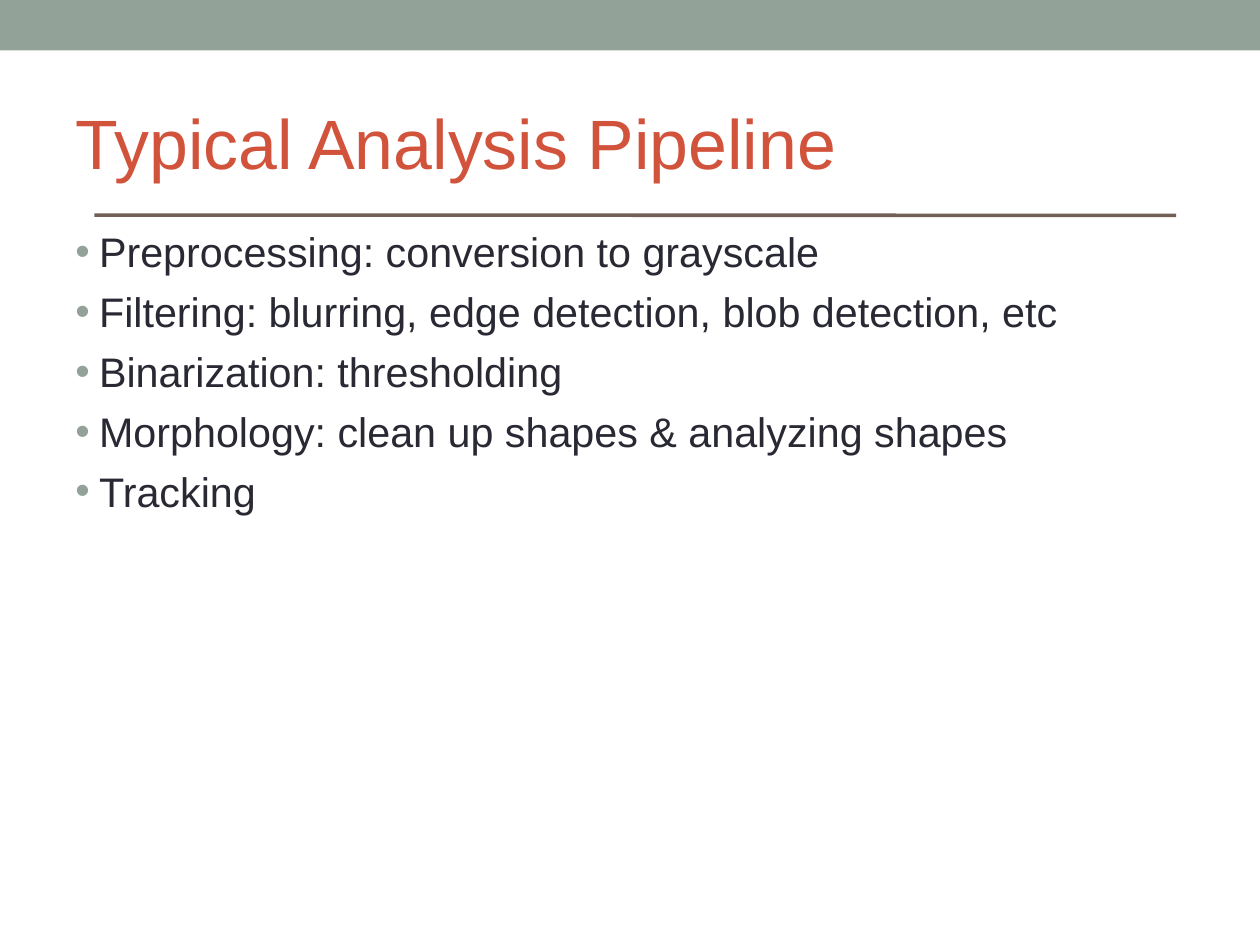
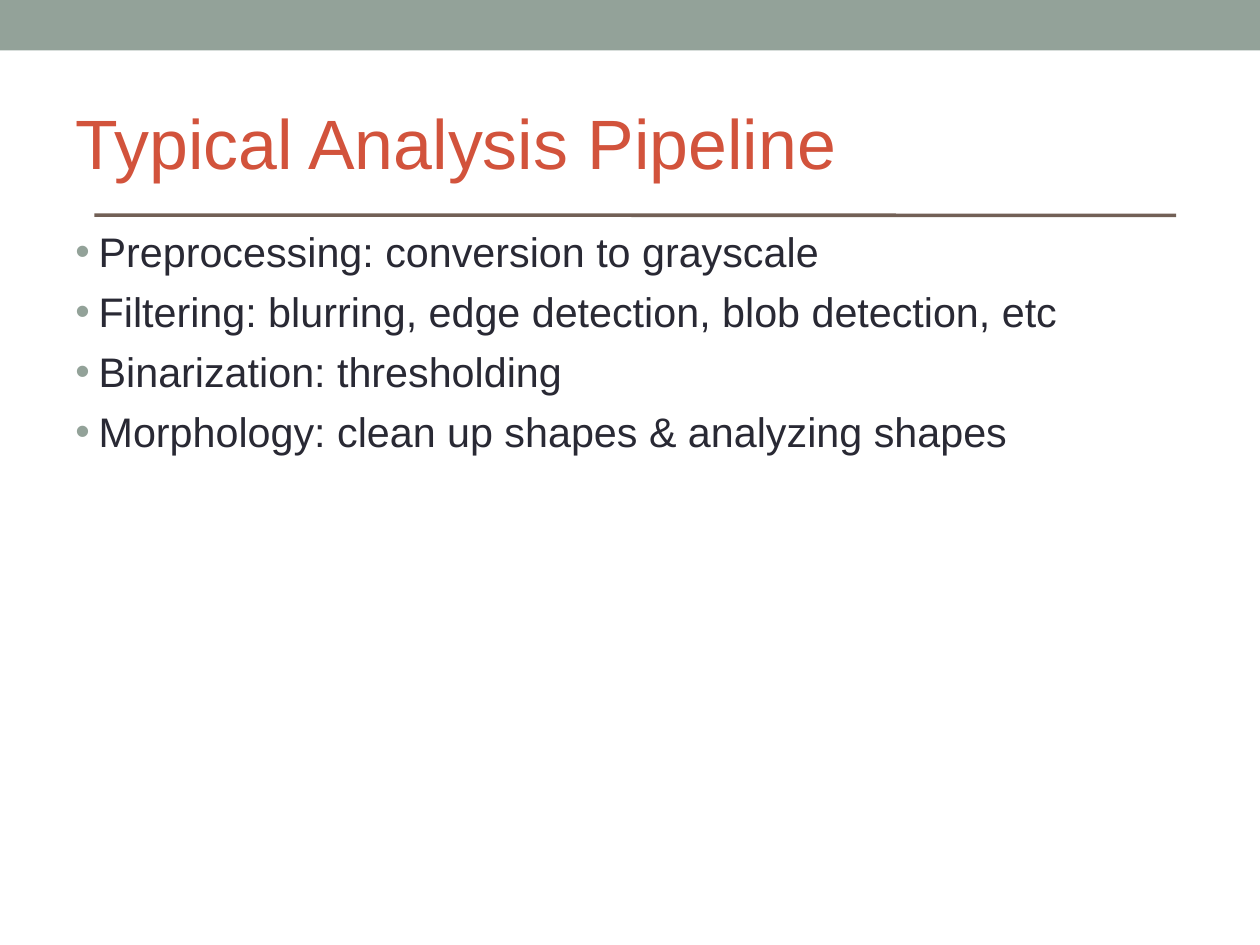
Before and after one commit to brikeats/Image-Analysis-in-Python, a slide deck: slide 10 of ImageAnalysisPython.ppt. Drawn at 1260x945 pixels with LibreOffice and Linux fonts; fonts in the diff are those of the drawing. Boxes give left, top, right and bottom in pixels: in the first picture for what was removed or moved away, otherwise in the second. Text is boxed around its words. In the diff, an @@ line names an element or a change of style, - is before the commit and + after.

```diff
--- a/ImageAnalysisPython.ppt
+++ b/ImageAnalysisPython.ppt
@@ text "Preprocessing: conversion to grayscale" at <box>99,237,1057,455</box>: indent changed @@
@@ text at <box>99,477,256,515</box>: paragraph removed @@
-• Tracking
```
Also in this commit, not shown: 15 other slides changed, 1 slide added, 1 slide removed, 2 other files.
